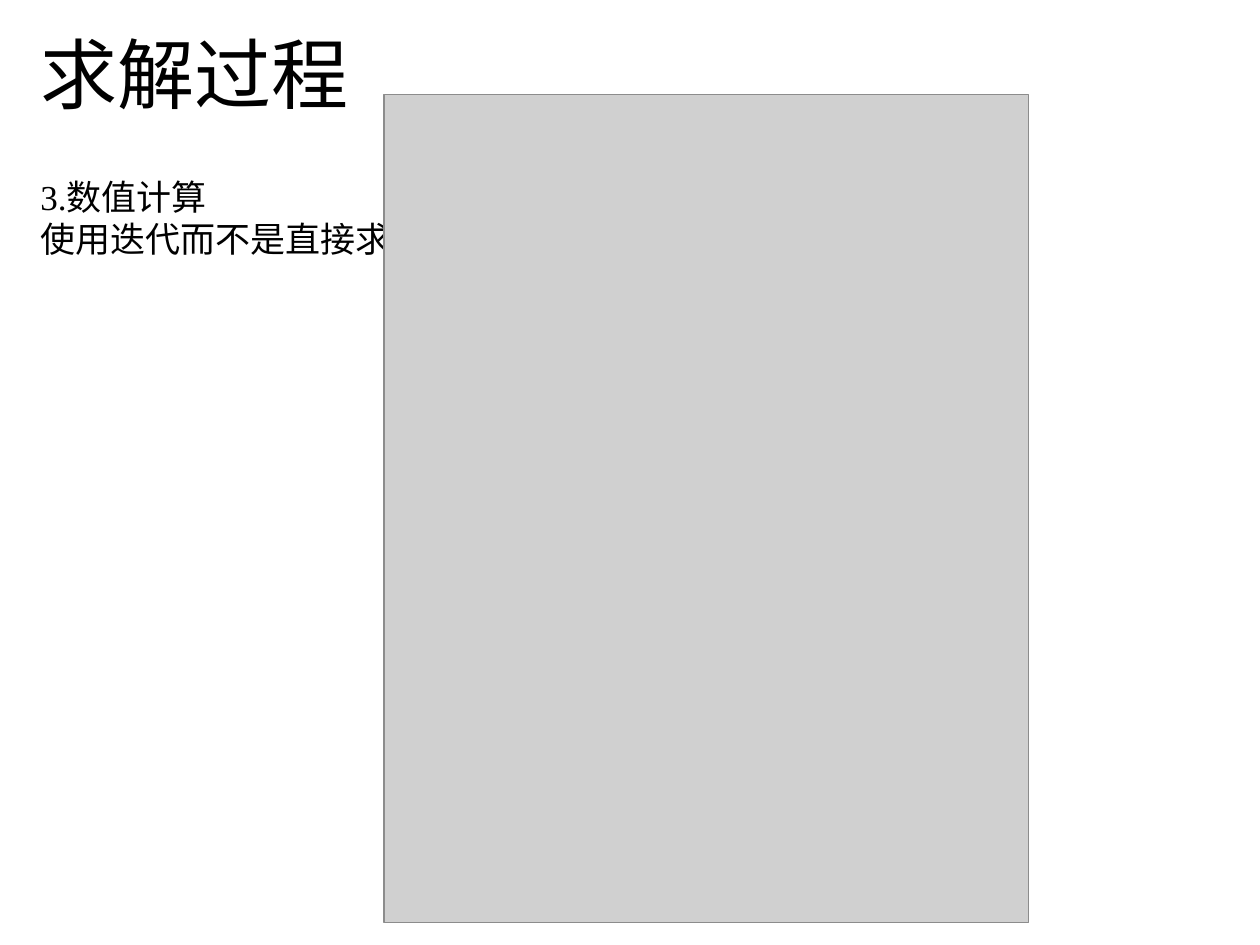
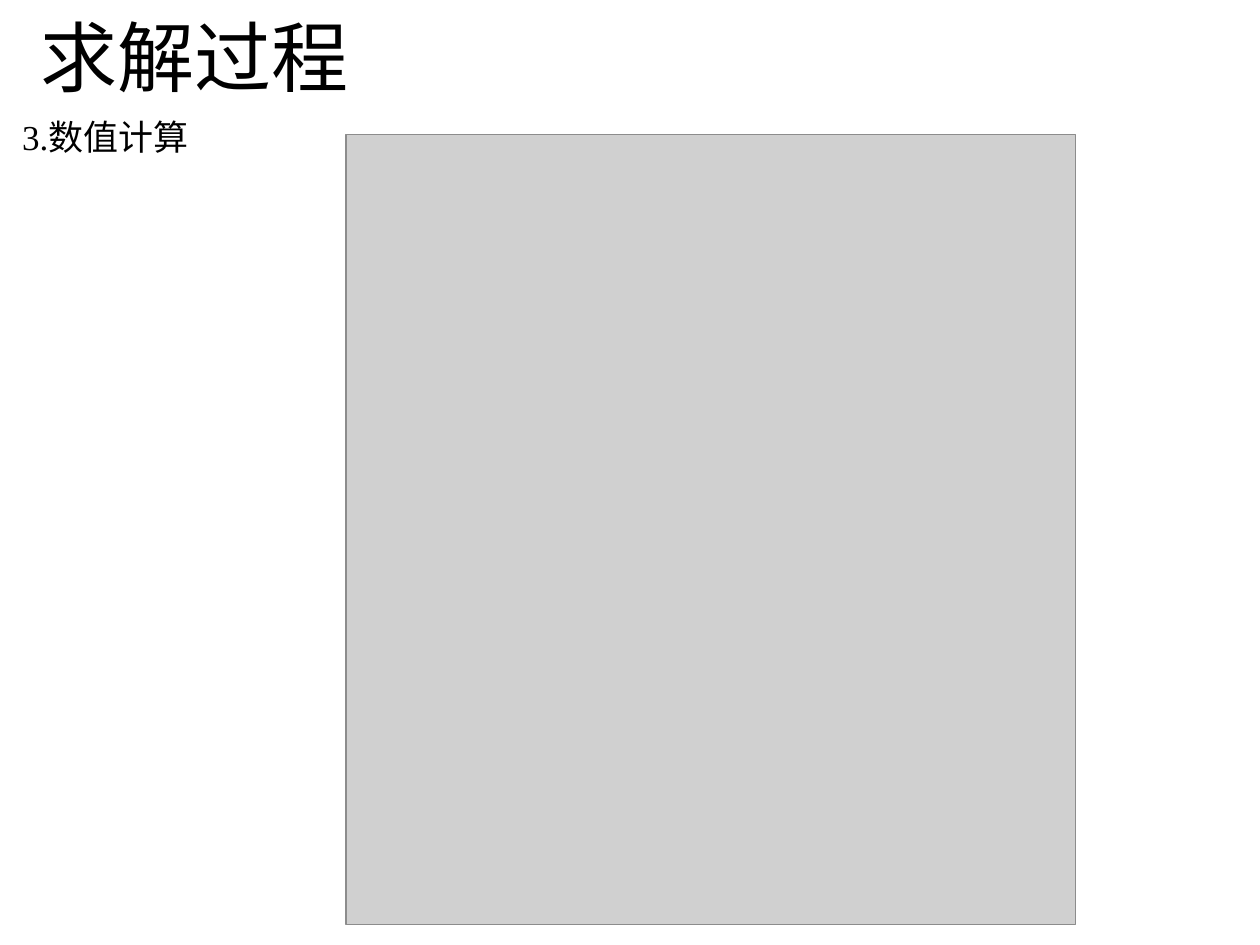
Before and after one commit to hohiroki/homework, a slide deck: slide 11 of NO1/NO1.pptx. Drawn at 1260x945 pixels with LibreOffice and Linux fonts; fonts in the diff are those of the drawing; grey boxes stand for pictures. Boxes give left, top, right and bottom in pixels: in the first picture for what was removed or moved away, otherwise in the second. Text is boxed around its words. In the diff, an @@ line names an element or a change of style, - is before the commit and + after.

```diff
--- a/NO1/NO1.pptx
+++ b/NO1/NO1.pptx
@@ title "求解过程": place and size @@
-title "求解过程" at bbox=[41, 38, 349, 110]
+title "求解过程" at bbox=[41, 21, 349, 93]
@@ text "3.数值计算": place and size @@
-text "3.数值计算" at bbox=[40, 182, 426, 262]
+text "3.数值计算" at bbox=[22, 122, 188, 153]
@@ picture: place and size @@
-picture at bbox=[384, 94, 1029, 922]
+picture at bbox=[346, 135, 1076, 925]
@@ text at bbox=[40, 217, 426, 262]: paragraph removed @@
-使用迭代而不是直接求解
```
Also in this commit, not shown: 6 other slides changed, 15 other files.
